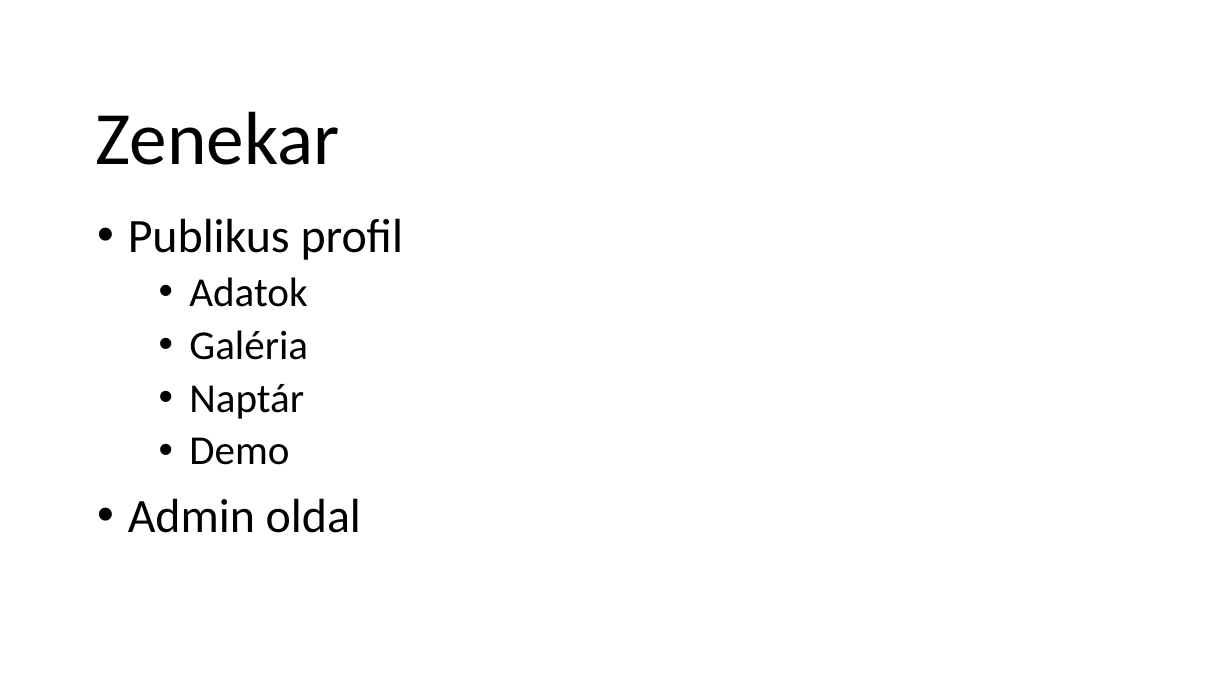
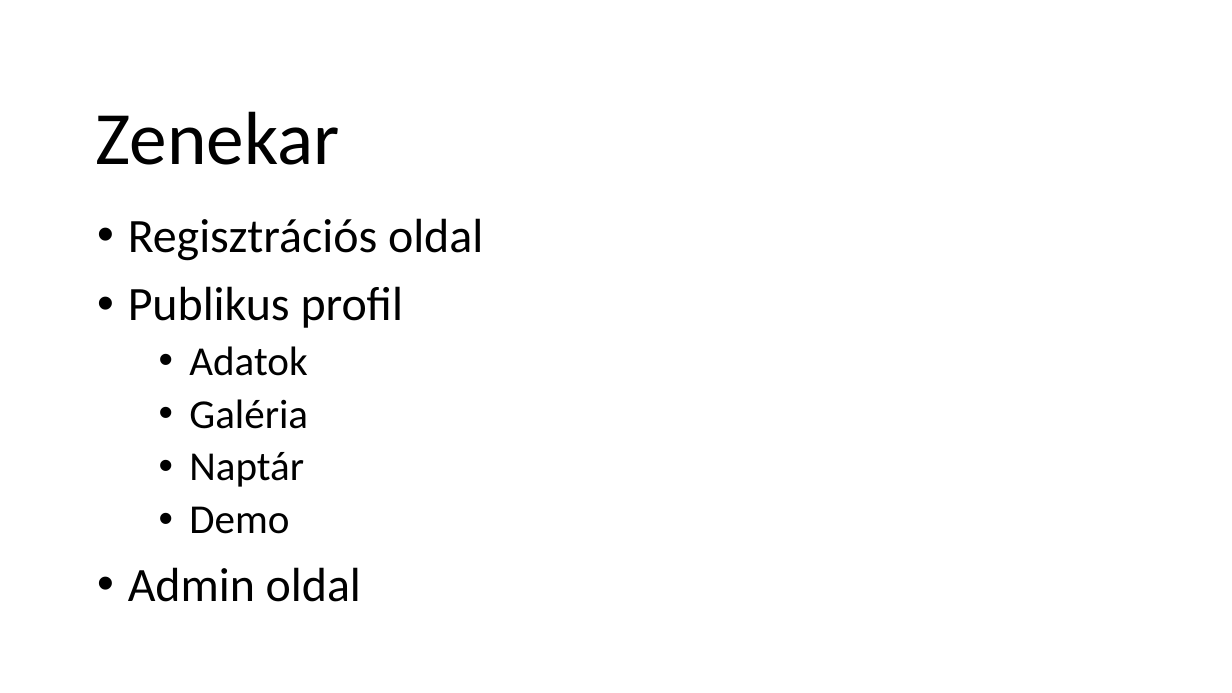
Before and after one commit to schonherz-java-ee-2016-summer/project, a slide deck: slide 3 of presentations/band/Holhos_Attila/Holhós Attila.pptx. Drawn at 1232x693 pixels with LibreOffice and Linux fonts; fonts in the diff are those of the drawing; background and template pictures are left out. Boxes give left, top, right and bottom in pixels: in the first picture for what was removed or moved away, otherwise in the second. Text is boxed around its words. In the diff, an @@ line names an element or a change of style, - is before the commit and + after.

```diff
--- a/presentations/band/Holhos_Attila/Holhós Attila.pptx
+++ b/presentations/band/Holhos_Attila/Holhós Attila.pptx
@@ text at (128,218,483,261): paragraph added @@
+• Regisztrációs oldal
```
Also in this commit, not shown: 2 other slides changed, 1 slide removed.
